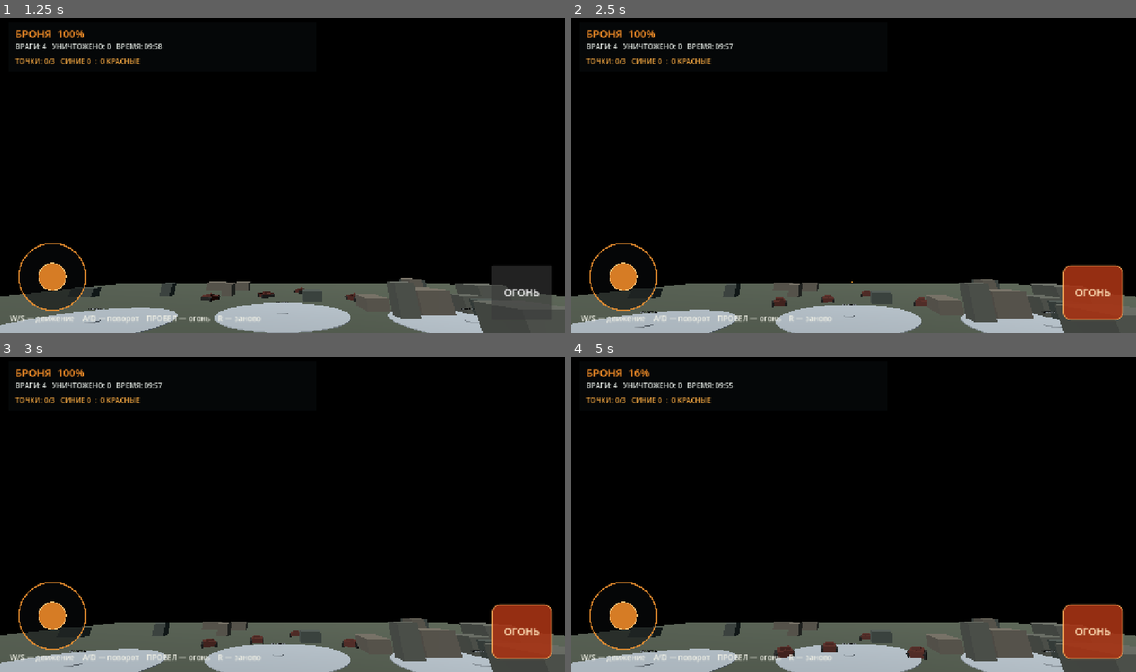
Above: before the commit, frames 1-4 (two rows, left to right).
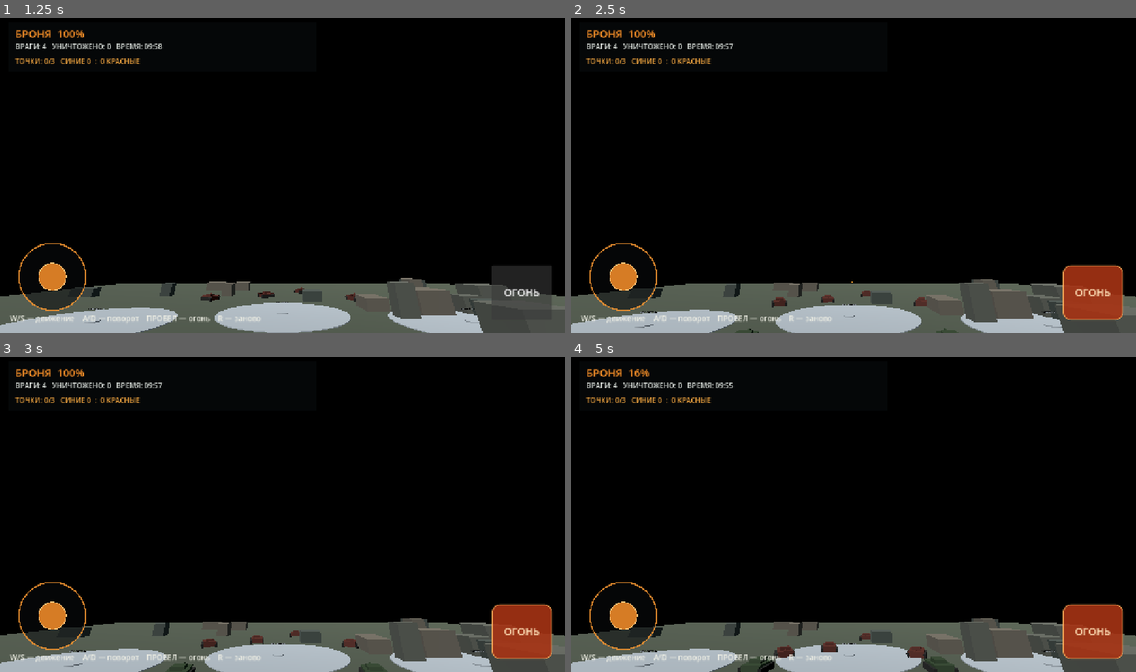
Above: after the commit, the same moments.

Repository: p87010834-ai/WAR-BATTLE-MOBILE
Game: Godot game, scene res://scenes/main.tscn
Two runs of this game, one before a commit and one after it. Both use one fixed random seed, a clock stepped at 60 frames per second and the inputs below.
Inputs (mouse positions are in pixels of both pictures, inside the frame that each line leads up to):
- Up to frame 1 (1.25 s): click "ОГОНЬ" at 0.5 s
- Up to frame 2 (2.5 s): tap Enter at 1.25 s; drag from (621, 276) to (910, 103) at 1.27 s; drag from (740, 191) to (825, 238) at 2.02 s
- Up to frame 3 (3 s): move the mouse to (339, 442) at 2.77 s; hold D (turn_right) from 2.78 s (still down); tap Space (fire) at 2.85 s
- Up to frame 4 (5 s): release D (turn_right) at 3.5 s; tap Space (fire) at 3.5, 4.35 s; drag from (825, 577) to (684, 464) at 3.52 s; move the mouse to (1023, 561) at 4.27 s; hold A (turn_left) from 4.28 s (still down)

Frame 1 is identical in both runs. In frame 2, less than 0.1% of the frame differs, in the area x 29-69%, y 98-100%; in frame 3, 0.2%; in frame 4, 0.5%, in the area x 29-69%, y 95-100%.

Commit message:
Improve team bot target selection and combat behavior

Diff:
--- a/godot/scripts/tank.gd
+++ b/godot/scripts/tank.gd
@@ -19,6 +19,7 @@
 var hull_material: StandardMaterial3D
 
 func _ready() -> void:
+	add_to_group("combat_vehicles")
 	health = max_health
 	_build_vehicle()
 	if not is_player:
@@ -102,7 +103,9 @@
 		fire_shell()
 
 func _bot_drive(delta: float) -> void:
-	if not is_instance_valid(target) or target.health <= 0.0:
+	if not is_instance_valid(target) or target.health <= 0.0 or target.team == team:
+		target = _find_nearest_opponent()
+	if not is_instance_valid(target):
 		velocity = Vector3.ZERO
 		return
 	var to_target := target.global_position - global_position
@@ -119,6 +122,21 @@
 	if distance < 42.0 and ai_fire_timer <= 0.0:
 		fire_shell()
 		ai_fire_timer = randf_range(1.8, 3.0)
+
+func _find_nearest_opponent() -> WbmTank:
+	var nearest: WbmTank
+	var nearest_distance := INF
+	for candidate in get_tree().get_nodes_in_group("combat_vehicles"):
+		if candidate == self or not candidate is WbmTank:
+			continue
+		var vehicle := candidate as WbmTank
+		if vehicle.team == team or vehicle.health <= 0.0:
+			continue
+		var distance := global_position.distance_squared_to(vehicle.global_position)
+		if distance < nearest_distance:
+			nearest_distance = distance
+			nearest = vehicle
+	return nearest
 
 func fire_shell() -> void:
 	if reload_left > 0.0:
